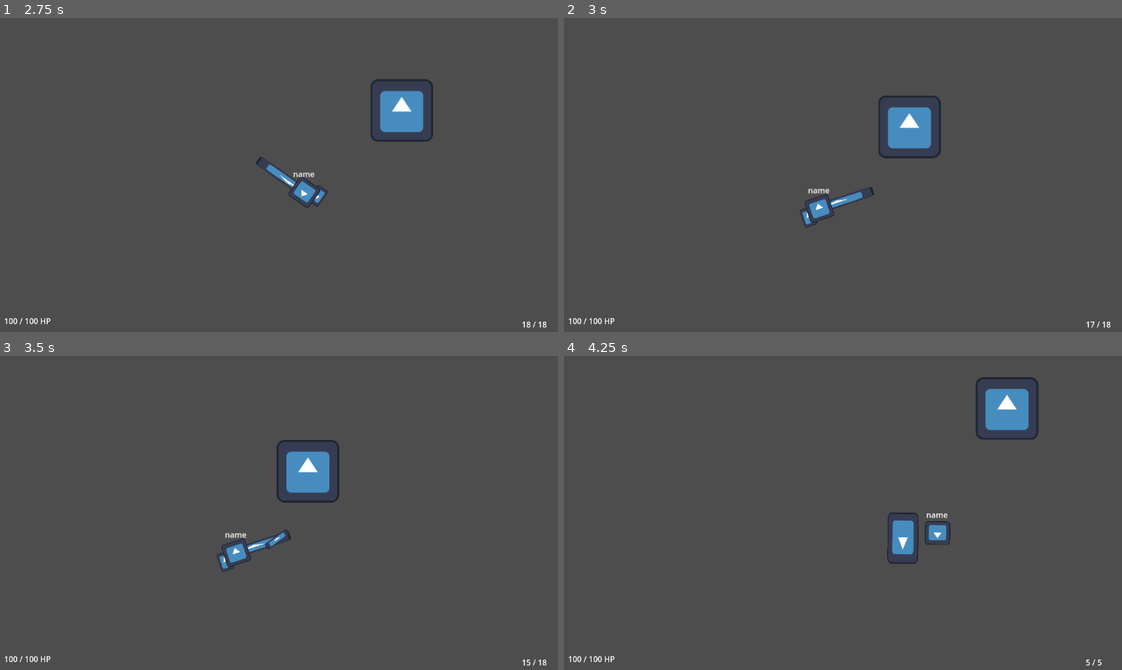
Above: before the commit, frames 1-4 (two rows, left to right).
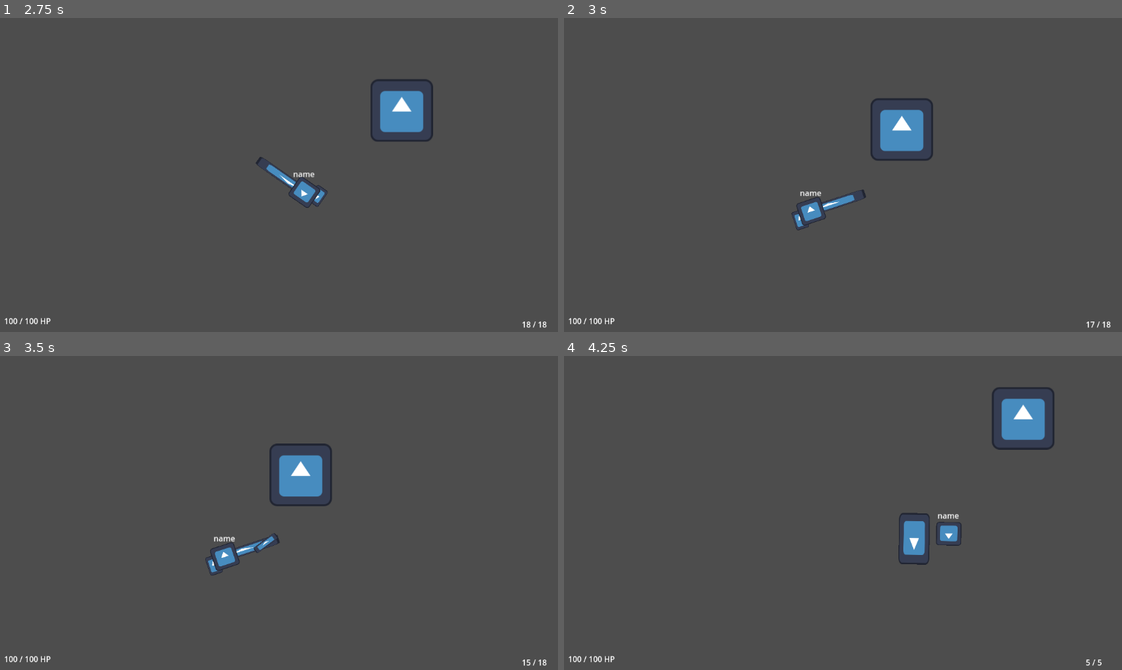
Above: after the commit, the same moments.

Repository: filipjaruska/mtds
Game: Godot game, scene res://nodes/menu/main.tscn
Same seed, same stepped clock (60 frames per second), same inputs: the game is played once before the commit and once after it. The engine's default icon, where the game draws it, is replaced by a stand-in: a white triangle on a blue panel in a dark square.
Inputs (mouse positions are in pixels of both pictures, inside the frame that each line leads up to):
- Up to frame 1 (2.75 s): click "Start" at 0.5 s; click "Host" at 1.25 s; click "Start" at 2 s
- Up to frame 2 (3 s): tap Enter at 2.75 s; move the mouse to (965, 159) at 2.77 s; press the mouse at (965, 159) at 2.78 s; hold Right (ui_right) from 2.78 s (still down); tap Shift (Dash) at 2.85 s
- Up to frame 3 (3.5 s): keep holding Right (ui_right)
- Up to frame 4 (4.25 s): move the mouse to (725, 528) at 3.52 s; release Right (ui_right) at 3.53 s; release the mouse at (725, 528) at 3.53 s; hold Down (ui_down) from 3.53 s (still down); click (725, 528) at 3.6 s; tap Q (switch_weapon) at 3.8 s

Frame 1 is identical in both runs. In frame 2, 1.6% of the frame differs, in the area x 40-68%, y 24-68%; in frame 3, 1.7%; in frame 4, 2.6%, in the area x 57-88%, y 6-67%.

Commit message:
optimize dashing and player slowness on shooting

Diff:
--- a/nodes/player/player.tscn
+++ b/nodes/player/player.tscn
@@ -32,7 +32,7 @@
 [node name="SwitchCooldownTimer" type="Timer" parent="Node2D/WeaponManager"]
 wait_time = 0.3
 
-[node name="ShootingCooldown" type="Timer" parent="Node2D/WeaponManager"]
+[node name="SlowTimer" type="Timer" parent="Node2D/WeaponManager"]
 
 [node name="Sprite2D" type="Sprite2D" parent="Node2D"]
 position = Vector2(3.09944e-06, 3.58711e-06)
@@ -92,10 +92,9 @@
 
 [node name="DashTimer" type="Timer" parent="Timers"]
 wait_time = 0.3
-
-[node name="DashCooldown" type="Timer" parent="Timers"]
+one_shot = true
 
 [connection signal="timeout" from="Node2D/WeaponManager/SwitchCooldownTimer" to="Node2D/WeaponManager" method="_on_switch_cooldown_timer_timeout"]
+[connection signal="timeout" from="Node2D/WeaponManager/SlowTimer" to="Node2D/WeaponManager" method="_on_slow_timer_timeout"]
 [connection signal="timeout" from="HealthComponent/HealTimer" to="HealthComponent" method="_on_heal_timer_timeout"]
 [connection signal="timeout" from="Timers/DashTimer" to="." method="_on_dash_timer_timeout"]
-[connection signal="timeout" from="Timers/DashCooldown" to="." method="_on_dash_cooldown_timeout"]
--- a/scripts/player.gd
+++ b/scripts/player.gd
@@ -3,15 +3,21 @@
 @onready var weapon_manager = $Node2D/WeaponManager
 @onready var camera2d = $Camera2D
 @onready var dash_timer = $Timers/DashTimer
-@onready var dash_cooldown = $Timers/DashCooldown
 
-@export var speed: float = 200.0
-@export var camera_lookahead_distance: float = 150.0
+@export var normal_speed: float = 200.0
+@export var dash_speed: float = 700.0
+@export var dash_cooldown: float = 2000.0 # ms
+@export var camera_lookahead_distance: float = 175.0
 @export var offset_disable_threshold: float = 200.0
 @export var transition_speed: float = 5.0
 
+var current_speed: float
+var last_dash_time: float = 0
+var is_dashing: bool = false
 
 func _ready():
+	current_speed = normal_speed
+
 	var authority_id: int = str(name).to_int()
 	$MultiplayerSynchronizer.set_multiplayer_authority(authority_id)
 	var is_authority = $MultiplayerSynchronizer.get_multiplayer_authority() == multiplayer.get_unique_id()
@@ -20,14 +26,9 @@
 	$Camera2D/UI/Health.visible = is_authority
 
 func _process(delta):
-	var input_vector: Vector2 = Vector2(
-		Input.get_action_strength("ui_right") - Input.get_action_strength("ui_left"),
-		Input.get_action_strength("ui_down") - Input.get_action_strength("ui_up")
-	).normalized() * speed
-	velocity = input_vector
-	move_and_slide()
+	handle_movement()
+	handle_dashing()
 	weapon_manager._process(delta)
-	dashing()
 	update_camera_offset(delta)
 
 func _physics_process(_delta):
@@ -35,8 +36,30 @@
 		var direction: Vector2 = (get_global_mouse_position() - global_position).normalized()
 		$Node2D.rotation = direction.angle()
 
-func set_player_name(player_name: String):
-	$Label.text = player_name
+func handle_movement():
+	var input_vector: Vector2 = Vector2(
+		Input.get_action_strength("ui_right") - Input.get_action_strength("ui_left"),
+		Input.get_action_strength("ui_down") - Input.get_action_strength("ui_up")
+	).normalized() * current_speed
+	velocity = input_vector
+	move_and_slide()
+
+func handle_dashing():
+	if Input.is_action_just_pressed("Dash") and not is_dashing and (Time.get_ticks_msec() - last_dash_time) >= dash_cooldown:
+		start_dashing()
+
+func start_dashing():
+	is_dashing = true
+	current_speed = dash_speed
+	dash_timer.start()
+
+func _on_dash_timer_timeout():
+	stop_dashing()
+
+func stop_dashing():
+	is_dashing = false
+	current_speed = normal_speed
+	last_dash_time = Time.get_ticks_msec()
 
 func update_camera_offset(delta):
 	var mouse_position: Vector2 = get_global_mouse_position()
@@ -52,15 +75,5 @@
 
 	camera2d.offset = camera2d.offset.lerp(target_offset, transition_speed * delta)
 
-func dashing():
-	if Input.is_action_just_pressed("Dash") && dash_cooldown.is_stopped() && dash_timer.is_stopped():
-		speed = 700.0
-		dash_cooldown.start()
-		dash_timer.start()
-
-func _on_dash_timer_timeout():
-	dash_timer.stop()
-	speed = 200.0
-
-func _on_dash_cooldown_timeout():
-	dash_cooldown.stop()
+func set_player_name(player_name: String):
+	$Label.text = player_name
--- a/scripts/weapons/pistol.gd
+++ b/scripts/weapons/pistol.gd
@@ -8,8 +8,8 @@
 func _ready():
 	set_ammo_and_max_ammo(ammo, max_ammo)
 	fire_rate = 3
-	slowness = 20
-	slowness_duration = 300
+	slowness = 20.0
+	slowness_duration = 300.0
 
 func _shoot_bullet():
 	var bullet: Area2D = bullet_scene.instantiate()
--- a/scripts/weapons/ranged_weapon.gd
+++ b/scripts/weapons/ranged_weapon.gd
@@ -1,17 +1,14 @@
 extends Node2D
 class_name RangedWeapon
 
-@onready var player = $"."
 @export var fire_rate: float = 1.0
 @export var range: float = 500.0
 @export var AMMO: int
 @export var MAX_AMMO: int
-@export var slow_player: bool
-@export var slowness:float
-@export var slowness_duration: float
+@export var slowness: float = 20.0
+@export var slowness_duration: float = 300.0
 
 var last_shot_time: float = 0.0
-
 
 func _ready():
 	last_shot_time = Time.get_ticks_msec()
@@ -40,12 +37,3 @@
 func set_ammo_and_max_ammo(a: int, b: int):
 	AMMO = a
 	MAX_AMMO = b
-
-func _process(delta):
-	can_slow()
-
-func can_slow():
-	if Time.get_ticks_msec() - last_shot_time >= slowness_duration:
-		slow_player = false
-	else:
-		slow_player = true
--- a/scripts/weapons/shotgun.gd
+++ b/scripts/weapons/shotgun.gd
@@ -8,9 +8,10 @@
 
 func _ready():
 	set_ammo_and_max_ammo(ammo, max_ammo)
-	slowness = 40
-	slowness_duration = 400
+	slowness = 40.0
+	slowness_duration = 400.0
 	fire_rate = 1
+
 func _shoot_bullet():
 	for i in range(pellets):
 		var bullet: Area2D = bullet_scene.instantiate()
--- a/scripts/weapons/weapon_manager.gd
+++ b/scripts/weapons/weapon_manager.gd
@@ -1,20 +1,18 @@
 extends Node2D
 
-@export var max_weapons: int = 2
+@onready var switch_cooldown_timer = $"../WeaponManager/SwitchCooldownTimer"
+@onready var multiplayer_sync = $"../../MultiplayerSynchronizer"
+@onready var UI = $"../../Camera2D/UI"
+@onready var player = $"../.."
+@onready var slow_timer = $SlowTimer
 
-
+const MAX_WEAPONS: int = 2
 
 var weapons: Array = []
 var current_weapon_index: int = 0
 var can_switch: bool = true
-var player_speed_switch: bool
-var slowed_player_speed: float
 
-@onready var shooting_cooldown = $ShootingCooldown
-@onready var switch_cooldown_timer = $"../WeaponManager/SwitchCooldownTimer"
-@onready var multiplayer_sync = $"../../MultiplayerSynchronizer"
-@onready var UI = $"../../Camera2D/UI"
-@onready var player = $"../.."
+
 
 func _ready():
 	var pistol_scene: PackedScene = preload("res://nodes/weapons/pistol.tscn")
@@ -29,7 +27,7 @@
 		update_hud()
 
 func add_weapon(weapon: RangedWeapon):
-	if weapons.size() >= max_weapons:
+	if weapons.size() >= MAX_WEAPONS:
 		drop_weapon(current_weapon_index)
 
 	weapon.hide()
@@ -57,7 +55,6 @@
 	weapons[current_weapon_index].show()
 	update_hud()
 
-	# Broadcast weapon switch to other peers
 	rpc("network_switch_weapon_index", current_weapon_index)
 
 @rpc("any_peer", "call_local")
@@ -93,10 +90,10 @@
 			if Input.is_action_pressed("shoot"):
 				current_weapon.shoot()
 				update_hud()
-			if current_weapon.slow_player == true:
-				player.speed = lerp(200.0, current_weapon.slowness, 0.8)
-			if current_weapon.slow_player == false:
-				player.speed = lerp(current_weapon.slowness, 200.0, 0.8)
+
+				if current_weapon.slowness_duration > 0 && weapons[current_weapon_index].AMMO > 0:
+					player.current_speed = lerp(200.0, current_weapon.slowness, 0.8)
+					slow_timer.start(current_weapon.slowness_duration / 1000.0)
 
 			if Input.is_action_just_pressed("reload"):
 				current_weapon.reload()
@@ -105,10 +102,9 @@
 			if Input.is_action_just_pressed("switch_weapon"):
 				switch_weapon()
 
-# TODO Implement picking up weapons
-#			if Input.is_action_just_pressed("drop_weapon"):
-#				drop_weapon(current_weapon_index)
-#				update_hud()
-
 func _on_switch_cooldown_timer_timeout():
 	can_switch = true
+
+func _on_slow_timer_timeout():
+	var current_weapon = weapons[current_weapon_index]
+	player.current_speed = lerp(current_weapon.slowness, 200.0, 0.8)
